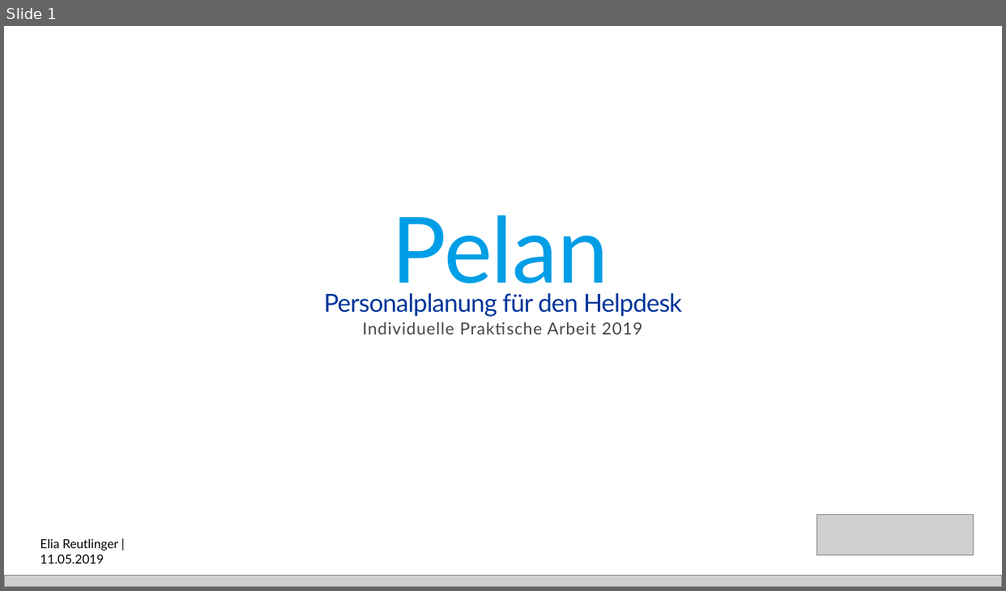
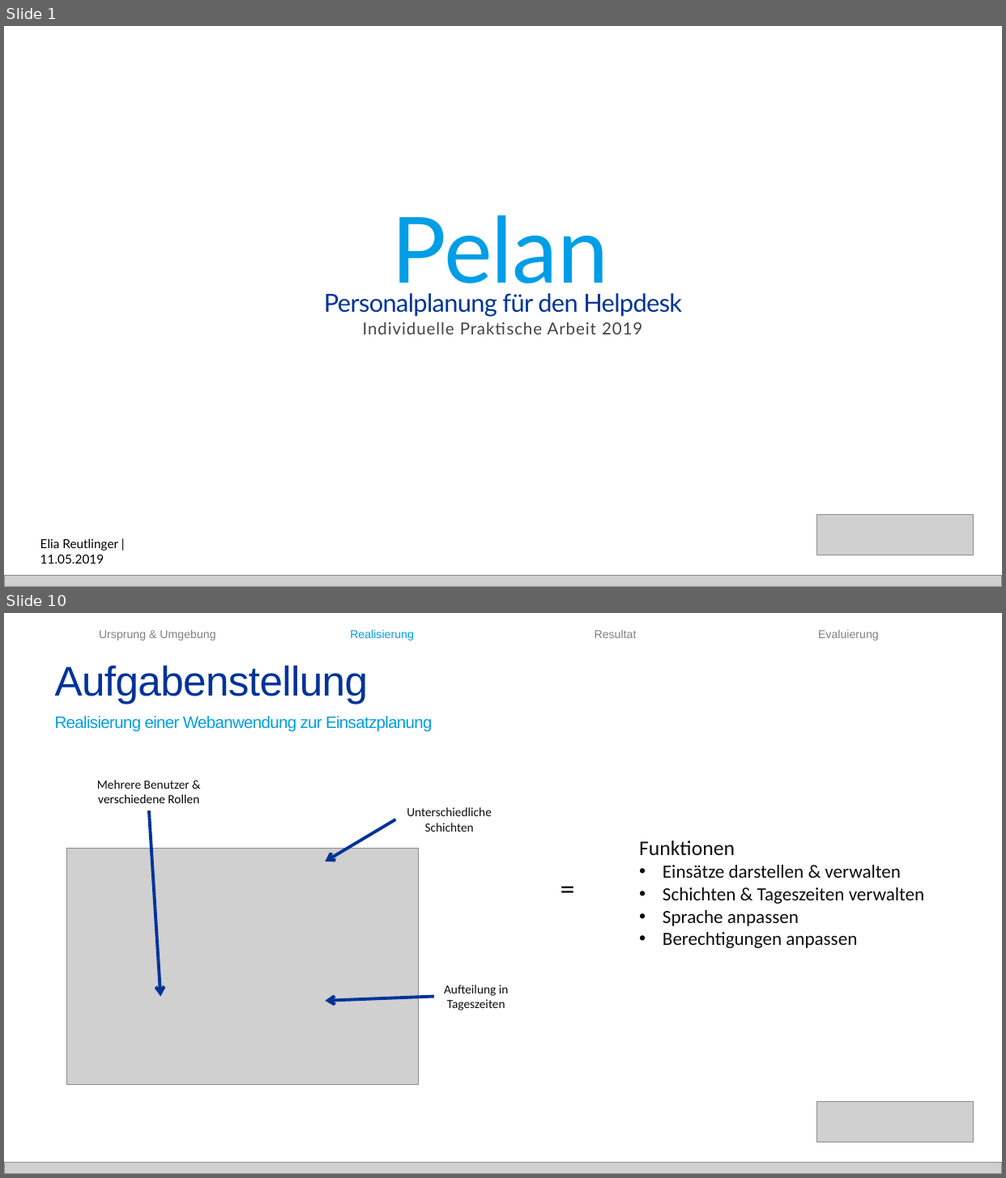
Before and after one commit to baloise/pelan, a slide deck: docs/IPA/Präsentation/Präsentation.pptx. Shown one above the other, each under a label of ours: slide 1 before the commit, slides 1 and 10 after it; the slides between them are not shown. The pictures are 1006x591 and 1006x1178 pixels, drawn with LibreOffice and Linux fonts; fonts in the diff are those of the drawing; grey boxes stand for pictures. Boxes give left, top, right and bottom in pixels: in the first picture for what was removed or moved away, otherwise in the second. Text is boxed around its words. In the diff, an @@ line names an element or a change of style, - is before the commit and + after.

```diff
--- a/docs/IPA/Präsentation/Präsentation.pptx
+++ b/docs/IPA/Präsentation/Präsentation.pptx
@@ slide 10 added at <box>4,613,1002,1174</box>, background #FFFFFF @@
@@ text added at <box>99,630,215,641</box>, 11 pt, text #808080 @@
+Ursprung & Umgebung
@@ text added at <box>350,629,414,641</box>, 11 pt, text #009EE6 @@
+Realisierung
@@ text added at <box>594,630,637,638</box>, 11 pt, text #808080 @@
+Resultat
@@ text added at <box>818,630,879,641</box>, 11 pt, text #808080 @@
+Evaluierung
@@ text added at <box>55,665,368,704</box>, 40 pt, text #003399 @@
+Aufgabenstellung
@@ text added at <box>55,716,432,732</box>, 16 pt, text #009EE6 @@
+Realisierung einer Webanwendung zur Einsatzplanung
@@ text added at <box>97,780,199,803</box>, 12 pt, text #000000 @@
+Mehrere Benutzer &
+verschiedene Rollen
@@ arrow added from (149, 811) to (160, 996), #003399 3 pt @@
@@ arrow added from (395, 820) to (325, 862), #003399 3 pt @@
@@ text added at <box>407,807,492,832</box>, 12 pt, text #0D0D0D @@
+Unterschiedliche
+Schichten
@@ picture added at <box>67,848,419,1084</box> @@
@@ text added at <box>639,841,925,948</box>, 18 pt, text #0D0D0D @@
+Funktionen
+• Einsätze darstellen & verwalten
+• Schichten & Tageszeiten verwalten
+• Sprache anpassen
+• Berechtigungen anpassen
@@ text added at <box>540,867,595,909</box>, 28 pt, text #0D0D0D @@
+=
@@ arrow added from (434, 996) to (325, 1001), #003399 3 pt @@
@@ text added at <box>444,985,509,1011</box>, 12 pt, text #0D0D0D @@
+Aufteilung in
+Tageszeiten
@@ picture added at <box>817,1102,974,1143</box> @@
@@ picture added at <box>4,1162,1002,1174</box> @@
```
Also in this commit, not shown: 2 slides changed, 12 other slides added, 13 other files.
